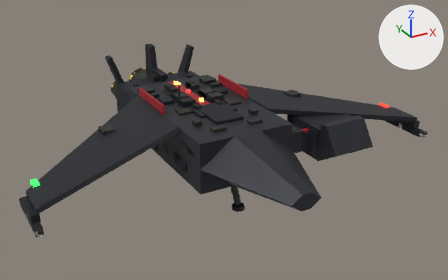
The glTF model ref/glb/runner-l.glb: old version first, new version second.
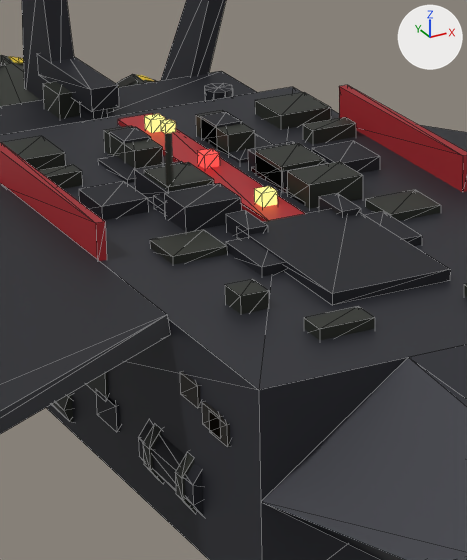
There are two pictures of each version: one whole from a 50 mm lens placed at (-4.0, -7.86, 4.55), pointed at (0.22, -0.19, 0.72), one close up on the part from 31% to 55% of the width and 20% to 65% of the height. Arrows for +X, +Y and +Z are at upper right; the lights stay in place. The first two pictures are the older version. The close-ups show mesh edges as thin lines. Where no turn or scale is listed for an object, it has been applied to the vertices.

Before the edit, the objects in view are built like this:
```python
ob_runnershipaftgreeble0l = bpy.data.objects.new('runnerShipAftGreeble0L', me_mesh_210)
ob_runnershipaftgreeble0l.location = (-0.186, 0.854, 1.304)
ob_runnershipaftgreeble0r = bpy.data.objects.new('runnerShipAftGreeble0R', me_mesh_211)
ob_runnershipaftgreeble0r.location = (0.186, 0.854, 1.304)
ob_runnershiphullmaingreebleside10l = bpy.data.objects.new('runnerShiphullMainGreebleSide10L', me_mesh_208)
ob_runnershiphullmaingreebleside10l.location = (-0.704, -0.025, 0.849)
ob_runnershiphullmaingreebletop4r = bpy.data.objects.new('runnerShiphullMainGreebleTop4R', me_mesh_197)
ob_runnershiphullmaingreebletop4r.location = (0.179, -0.089, 1.284)
ob_runnershiphullmainhullwindow0l = bpy.data.objects.new('runnerShiphullMainHullWindow0L', me_mesh_170)
ob_runnershiphullmainhullwindow0l.location = (-0.715, 0.628, 1.08)
ob_runnershiphullmainhullwindow1l = bpy.data.objects.new('runnerShiphullMainHullWindow1L', me_mesh_172)
ob_runnershiphullmainhullwindow1l.location = (-0.715, -0.992, 1.04)
ob_runnershiphullmainhullwindow2l = bpy.data.objects.new('runnerShiphullMainHullWindow2L', me_mesh_174)
ob_runnershiphullmainhullwindow2l.location = (-0.715, 0.989, 1.009)
ob_runnershiphullmainhullwindow3l = bpy.data.objects.new('runnerShiphullMainHullWindow3L', me_mesh_176)
ob_runnershiphullmainhullwindow3l.location = (-0.715, -0.943, 1.047)
ob_runnershiphullmainhullwindow4l = bpy.data.objects.new('runnerShiphullMainHullWindow4L', me_mesh_178)
ob_runnershiphullmainhullwindow4l.location = (-0.715, -0.785, 1.088)
# also in view: 'runnerShipAftGreeble2L' at (-0.22, 0.39, 1.3); 'engineHousing.002' at (0.0, 2.24, 0.9); 'aftPlug' at (0.0, 1.64, 0.9); 'runnerShiphullMainGreebleTop2L' at (-0.55, 0.98, 1.28); 'aftDorsalSpine' at (0.0, 1.78, 1.28)
```
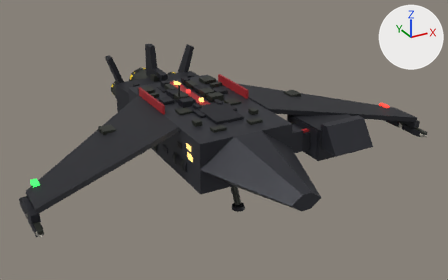
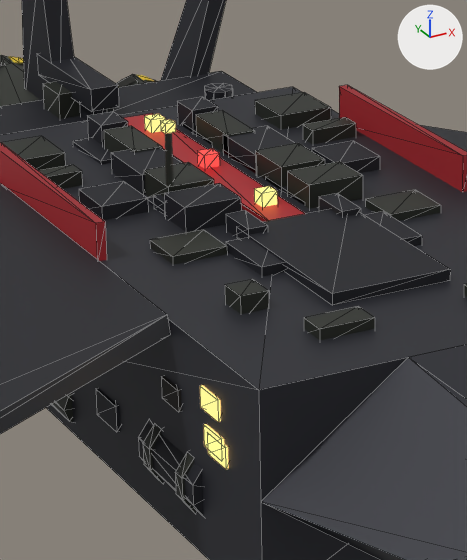
What differs and where, as boxes [x1, y1, x2, y2] in the close-ups (467 x 560 px):
'runnerShipAftGreeble2L', moved
    before: [134, 161, 215, 199]
    after: [111, 148, 183, 195]
'runnerShipAftGreeble2R', moved
    before: [248, 142, 328, 189]
    after: [223, 126, 295, 171]
'runnerShipAftGreeble0R', moved
    before: [201, 112, 242, 148]
    after: [177, 97, 218, 133]
'runnerShipAftGreeble0L', moved
    before: [109, 127, 151, 144]
    after: [87, 112, 128, 145]
'runnerShipAftDecal0L', moved
    before: [98, 156, 162, 183]
    after: [73, 138, 112, 164]
'runnerShiphullMainHullWindow4L', recoloured, moved
    before: [180, 372, 201, 408]
    after: [200, 385, 221, 422]
'runnerShiphullMainHullWindow1L', moved
    before: [209, 411, 230, 447]
    after: [161, 376, 181, 412]
'runnerShipAftDecal0R', moved (mostly hidden afterwards)
    before: [209, 134, 273, 163]
    after: [182, 123, 212, 145]
'runnerShiphullMainHullWindow0L', moved (not visible before)
    after: [207, 433, 229, 469]
'runnerShiphullMainHullWindow3L', moved (not visible afterwards)
    before: [202, 402, 223, 436]
'runnerShiphullMainGreebleSide10L', moved (not visible afterwards)
    before: [86, 372, 108, 397]
'runnerShiphullMainHullWindow2L', moved (not visible before)
    after: [204, 424, 224, 457]
'runnerShipAftDecal1R', moved (mostly hidden)
    before: [251, 169, 286, 191]
    after: [223, 150, 256, 174]

What the commit changed:
me_mesh_178 has 8 vertices, 12 faces and spans x -0.02..0.02, y -0.0629..0.0629, z -0.037..0.037.
me_mesh_178 no longer uses material mat_cabindark (black #14100a).
me_mesh_178 gains material mat_cabinlight (brown #3a2f18, glowing orange #f2c877).
Object 'runnerShiphullMainHullWindow0L' (ob_runnershiphullmainhullwindow0l) moves from (-0.715, 0.628, 1.08) to (-0.715, -0.977, 0.957).
Object 'runnerShiphullMainHullWindow1L' (ob_runnershiphullmainhullwindow1l) moves from (-0.715, -0.992, 1.04) to (-0.715, -0.64, 1.017).
Object 'runnerShiphullMainHullWindow2L' (ob_runnershiphullmainhullwindow2l) moves from (-0.715, 0.989, 1.009) to (-0.715, -0.95, 0.974).
Object 'runnerShiphullMainHullWindow3L' (ob_runnershiphullmainhullwindow3l) moves from (-0.715, -0.943, 1.047) to (-0.715, 0.731, 1.063).
Object 'runnerShiphullMainHullWindow4L' (ob_runnershiphullmainhullwindow4l) moves from (-0.715, -0.785, 1.088) to (-0.715, -0.93, 1.099).
Object 'runnerShiphullMainGreebleSide10L' (ob_runnershiphullmaingreebleside10l) moves from (-0.704, -0.025, 0.849) to (-0.704, 0.908, 0.849).
Object 'runnerShipAftGreeble0L' (ob_runnershipaftgreeble0l) moves from (-0.186, 0.854, 1.304) to (-0.186, 1.06, 1.304).
Object 'runnerShipAftGreeble0R' (ob_runnershipaftgreeble0r) moves from (0.186, 0.854, 1.304) to (0.186, 1.06, 1.304).
Object 'runnerShipAftGreeble2L' (ob_runnershipaftgreeble2l) moves from (-0.225, 0.39, 1.297) to (-0.225, 0.596, 1.297).
Object 'runnerShipAftGreeble2R' (ob_runnershipaftgreeble2r) moves from (0.225, 0.39, 1.297) to (0.225, 0.596, 1.297).
Object 'runnerShipAftDecal0L' (ob_runnershipaftdecal0l) moves from (-0.225, 0.725, 1.271) to (-0.225, 0.957, 1.271).
Object 'runnerShipAftDecal0R' (ob_runnershipaftdecal0r) moves from (0.225, 0.725, 1.271) to (0.225, 0.957, 1.271).
Object 'runnerShipAftDecal1R' (ob_runnershipaftdecal1r) moves from (0.213, 0.365, 1.271) to (0.213, 0.596, 1.271).
